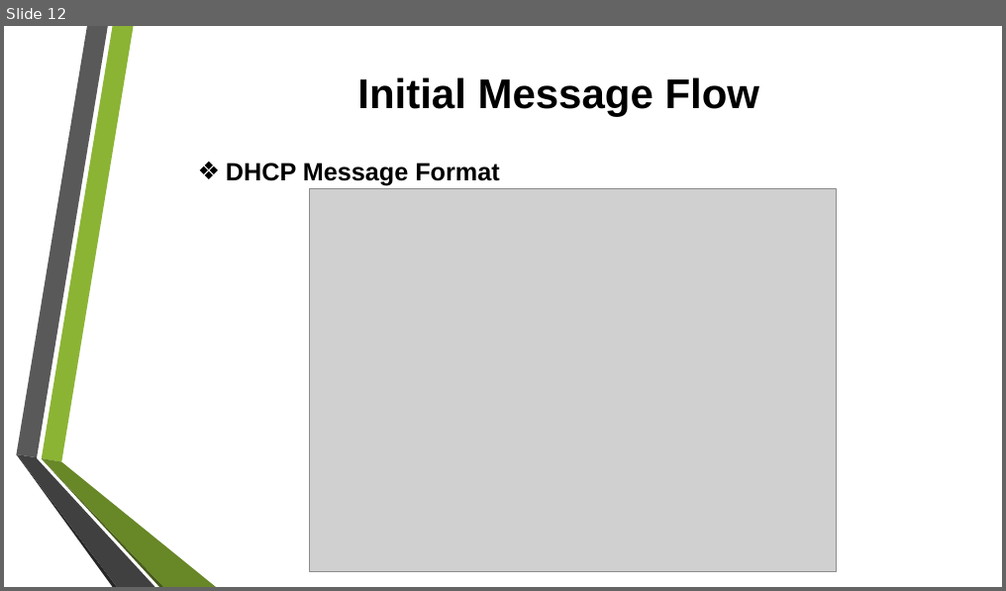
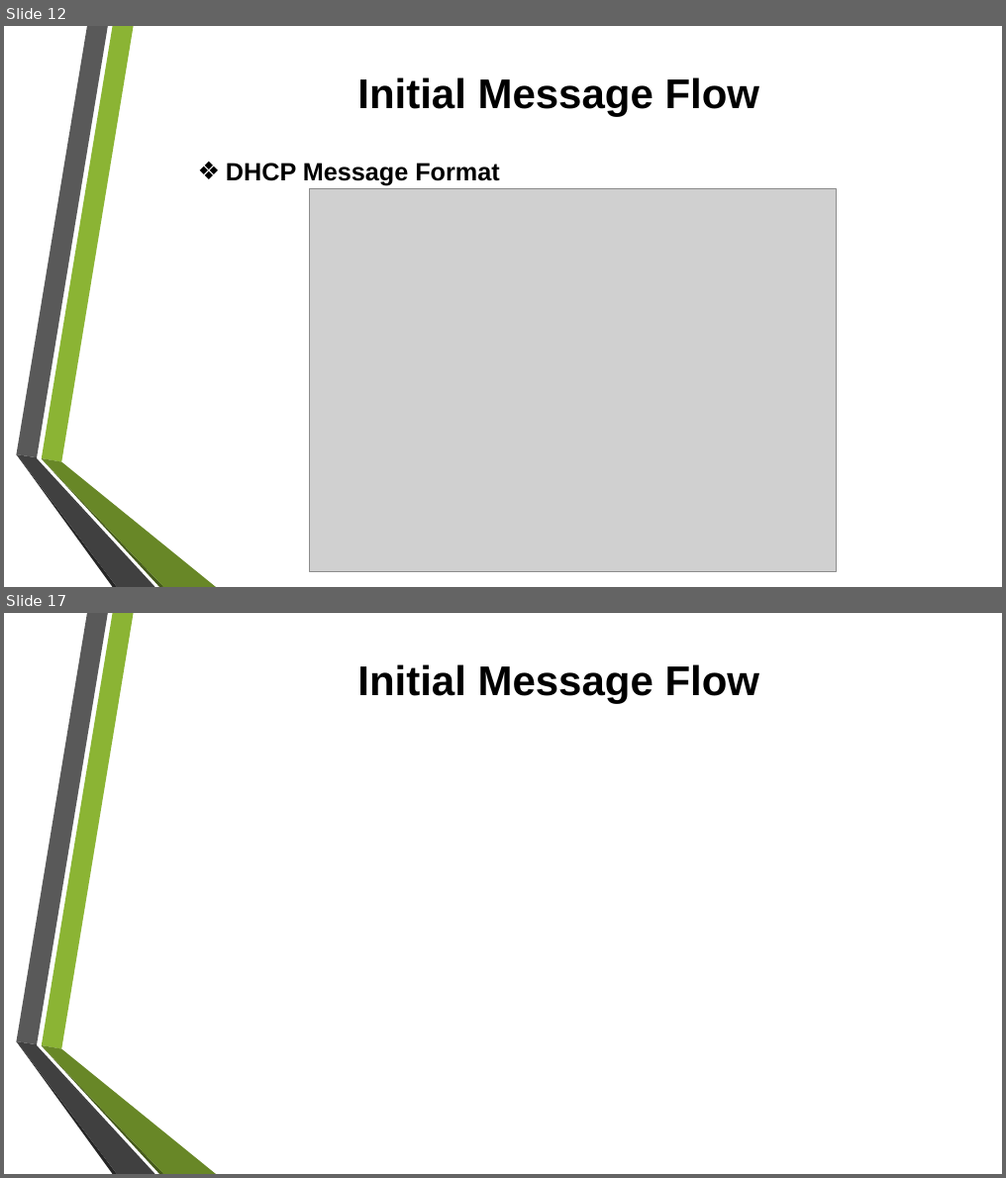
Before and after one commit to tiendatdk3493/Tai_Lieu, a slide deck: Dynamic Host Configuration Protocol (DHCP) Overview.pptx. Shown one above the other, each under a label of ours: slide 12 before the commit, slides 12 and 17 after it; the slides between them are not shown. The pictures are 1006x591 and 1006x1178 pixels, drawn with LibreOffice and Linux fonts; fonts in the diff are those of the drawing; grey boxes stand for pictures; background and template pictures are left out. Boxes give left, top, right and bottom in pixels: in the first picture for what was removed or moved away, otherwise in the second. Text is boxed around its words. In the diff, an @@ line names an element or a change of style, - is before the commit and + after.

```diff
--- a/Dynamic Host Configuration Protocol (DHCP) Overview.pptx
+++ b/Dynamic Host Configuration Protocol (DHCP) Overview.pptx
@@ slide 17 added at [4, 613, 1002, 1174], background picture (left out); not listed: 6 template elements that a slide beside it also shows @@
@@ title added at [357, 664, 759, 703], 40 pt, text #000000, bold @@
+Initial Message Flow
```
Also in this commit, not shown: 1 slide changed, 3 other slides added, 4 slides removed.
